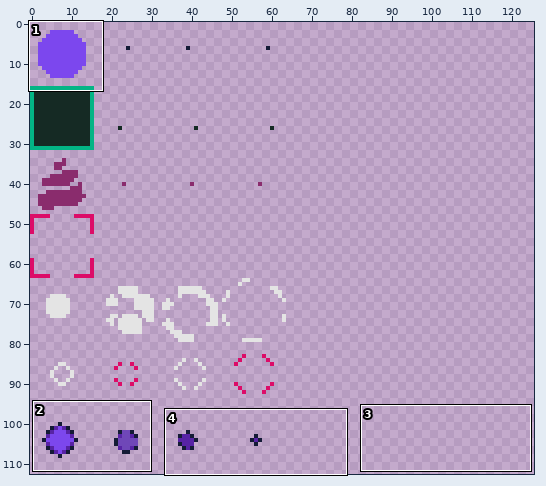
Two versions of one sprite sheet, src/resource/img/bulletPattern.png. The first picture is a wide view before the edit; the outline marks the close-up.
Close-up. First the earlier version:
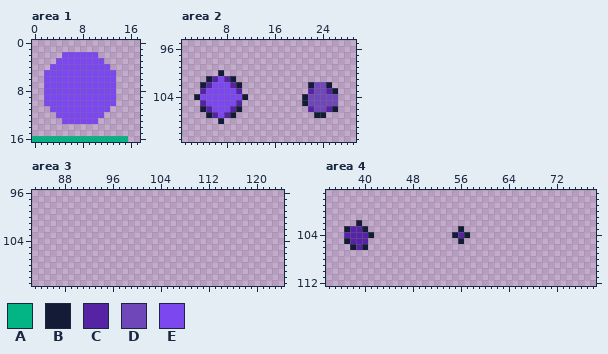
The file is 128x128 pixels. Shown: area 1: x 0..17, y 0..16; area 2: x 1..29, y 95..111; area 3: x 83..124, y 96..111; area 4: x 34..78, y 97..112. The wide view leaves out empty margins. The commit also changed other parts of the picture, which this record leaves out.
Palette (. is transparent): A #03b485  B #141b36  C #5723a5  D #6f47b8  E #7c47ee
Pixels before, area 1, first column x 0:
 2 .....EEEEEE.....
 3 ....EEEEEEEE....
 4 ...EEEEEEEEEE...
 5 ..EEEEEEEEEEEE..
 6 ..EEEEEEEEEEEE..
 7 ..EEEEEEEEEEEE..
 8 ..EEEEEEEEEEEE..
 9 ..EEEEEEEEEEEE..
10 ..EEEEEEEEEEEE..
11 ...EEEEEEEEEE...
12 ....EEEEEEEE....
13 .....EEEEEE.....
14 ................
15 ................
16 AAAAAAAAAAAAAAAA
Pixels before, area 2, first column x 3:
100 ....B...................
101 ..BCECB.................
102 .BCEEECB...........BDDB.
103 .CEEEEEC...........CDDCB
104 BEEEEEEEB.........BDDDDD
105 .CEEEEEC..........BDDDDD
106 .BCEEECB...........CDDCB
107 ..BCECB.............BB..
108 ....B...................
Pixels before, area 4, first column x 37:
102 ..B..................
103 BCCB...............B.
104 CCCCB.............BCB
105 BCCC...............B.
106 .BCB.................
The result:
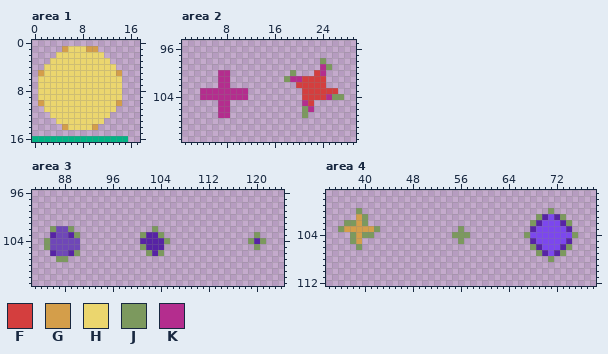
Colours new in this view: F #d43e3e  G #d49e4a  H #ebd66e  J #7c995e  K #b42d8e
The edit:
Changed rows in their new state; - is an unchanged pixel.
Area 1:
first column x 1:
 1 ----GHHHGG----
 2 ---HHHHHHHH---
 3 --HHHHHHHHHH--
 4 -HHHHHHHHHHHH-
 5 GHHHHHHHHHHHHG
 6 HHHHHHHHHHHHHH
 7 HHHHHHHHHHHHHH
 8 HHHHHHHHHHHHHH
 9 HHHHHHHHHHHHHH
10 GHHHHHHHHHHHHG
11 -HHHHHHHHHHHH-
12 --HHHHHHHHHH--
13 ---HHHHHHHH---
14 ----GHHHHG----
Area 2:
first column x 3:
 98 ---------------------J---
 99 ---------------------KJ--
100 ----KK----------J---FK---
101 --..KK.--------JKKFFFF---
102 -...KK..---------FFFFF.--
103 -KKKKKKKK---------FFFFFF-
104 .KKKKKKKK---------FFFFKJJ
105 -...KK..----------KF....-
106 -...KK..----------JK....-
107 --..KK.-----------J-..---
108 ----.--------------------
Area 3:
first column x 85:
102 -JDDJ-------------J------------------
103 -CDDCJ----------JCCJ---------------J-
104 JDDDDD----------CCCCJ-------------JCJ
105 JDDDDD----------JCCC---------------J-
106 -CDDCJ-----------JCJ-----------------
107 --JJ---------------------------------
Area 4:
first column x 36:
100 ---J-------------------------------J----
101 ---GJ----------------------------JCECJ--
102 -JJGJ---------------------------JCEEECJ-
103 JGGGGGJ-------------J-----------CEEEEEC-
104 -.JGJJ-------------JJJ---------JEEEEEEEJ
105 -.JG.---------------J-----------CEEEEEC-
106 --.J.---------------------------JCEEECJ-
107 ---------------------------------JCECJ--
108 -----------------------------------J----
